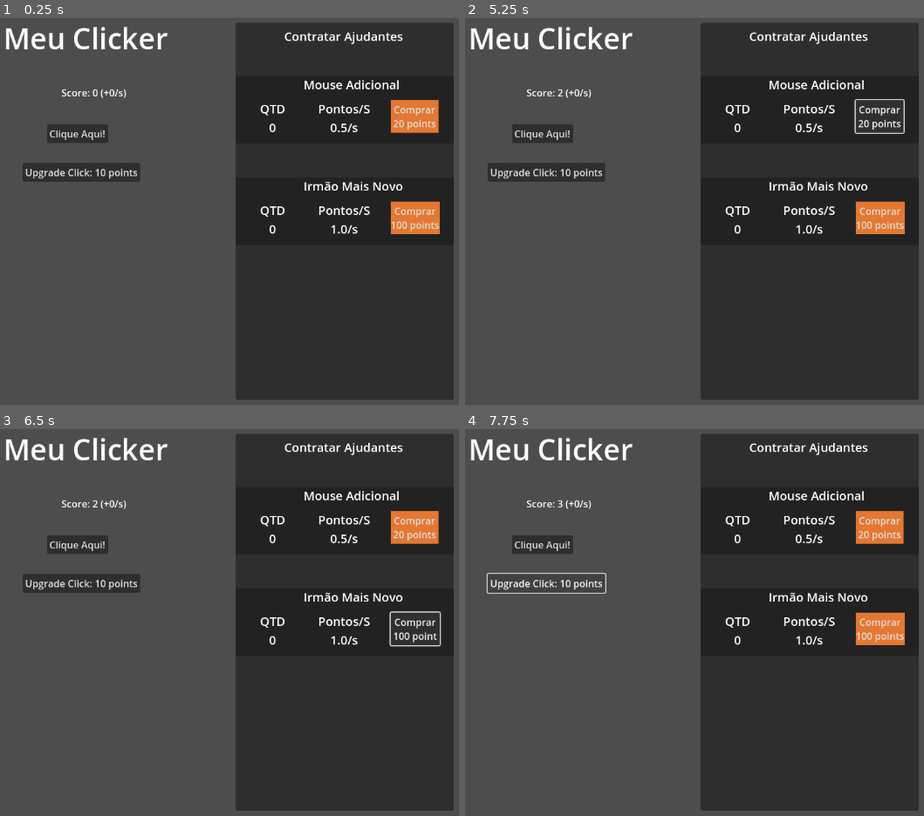
Above: before the commit, frames 1-4 (two rows, left to right).
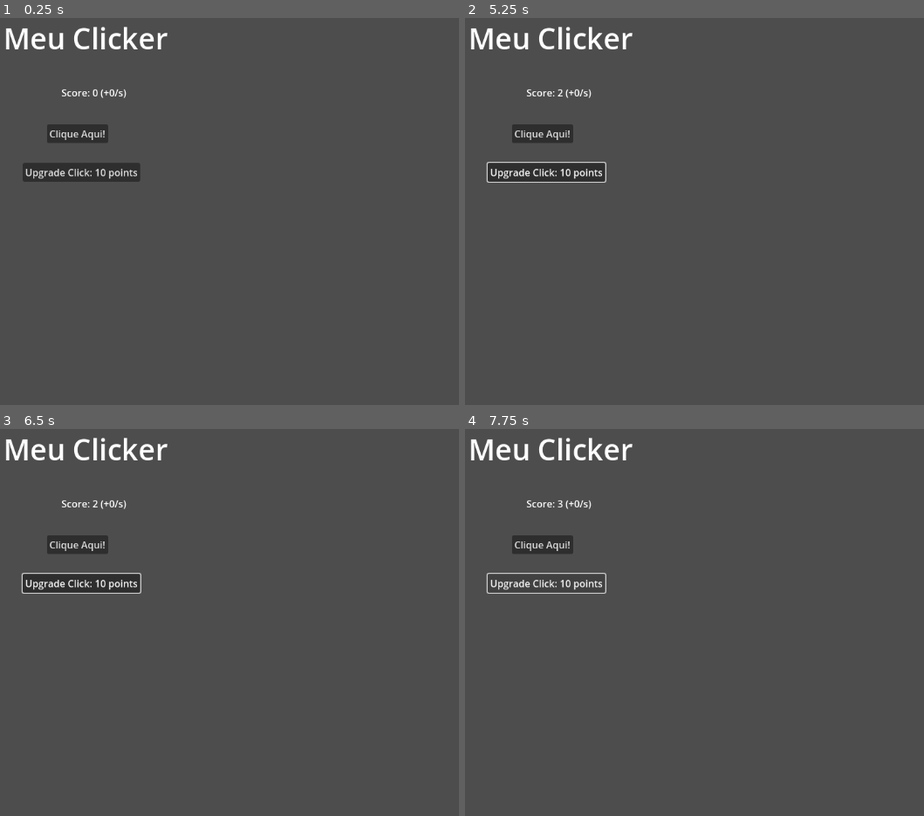
Above: after the commit, the same moments.

Repository: TarikPonciano/Tecnico-Jogos-Digitais-Sesc-1-Ano
Game: Godot game, scene res://clicker_game.tscn
The game is run twice, just before and just after one commit, with the same random seed, the same clock (stepped at 60 frames per second) and the same inputs. The project has no main scene, so this scene is started directly.
Inputs (mouse positions are in pixels of both pictures, inside the frame that each line leads up to):
- Up to frame 1 (0.25 s): no input
- Up to frame 2 (5.25 s): click (878, 114) at 0.5 s, where only the run before the commit has a clickable "Comprar 20 points"; click (878, 219) at 1.25 s, where only the run before the commit has a clickable "Comprar 100 points"; click "Clique Aqui!" at 2 s; click "Upgrade Click: 10 points" at 2.75 s; click "Clique Aqui!" at 3.5 s; click "Upgrade Click: 10 points" at 4.25 s; click (878, 114) at 5 s, where only the run before the commit has a clickable "Comprar 20 points"
- Up to frame 3 (6.5 s): click (413, 630) at 5.75 s, where only the run before the commit has a clickable "Comprar 100 points"
- Up to frame 4 (7.75 s): click "Clique Aqui!" at 6.5 s; click "Upgrade Click: 10 points" at 7.25 s

The runs differ from the first frame. In frame 1, 46% of the frame differs, in the area x 51-99%, y 1-99%; in frame 2, 46%; in frame 3, 46%, in the area x 4-99%, y 1-99%; in frame 4, 46%.

Commit message:
Update clicker_game.tscn

Diff:
--- a/Turma 1º Manhã/Projetos Godot/clicker-manhã/clicker_game.tscn
+++ b/Turma 1º Manhã/Projetos Godot/clicker-manhã/clicker_game.tscn
@@ -127,15 +127,18 @@
 theme_override_font_sizes/font_size = 48
 text = "Meu Clicker"
 
-[node name="MenuAjudantes" type="Panel" parent="."]
+[node name="ScrollContainer" type="ScrollContainer" parent="."]
+offset_left = 904.0
+offset_top = 16.0
+offset_right = 1112.0
+offset_bottom = 648.0
+
+[node name="MenuAjudantes" type="Panel" parent="ScrollContainer"]
 clip_contents = true
-offset_left = 776.0
-offset_top = 8.0
-offset_right = 1136.0
-offset_bottom = 632.0
+layout_mode = 2
 theme = SubResource("Theme_2gcxp")
 
-[node name="TituloMenuAjudantes" type="Label" parent="MenuAjudantes"]
+[node name="TituloMenuAjudantes" type="Label" parent="ScrollContainer/MenuAjudantes"]
 layout_mode = 0
 offset_left = 80.0
 offset_top = 8.0
@@ -143,20 +146,20 @@
 offset_bottom = 37.0
 text = "Contratar Ajudantes"
 
-[node name="Ajudante1" type="Panel" parent="MenuAjudantes"]
+[node name="Ajudante1" type="Panel" parent="ScrollContainer/MenuAjudantes"]
 layout_mode = 0
 offset_top = 88.0
 offset_right = 360.0
 offset_bottom = 200.0
 
-[node name="TituloAjudante1" type="Label" parent="MenuAjudantes/Ajudante1"]
+[node name="TituloAjudante1" type="Label" parent="ScrollContainer/MenuAjudantes/Ajudante1"]
 layout_mode = 2
 offset_left = 112.0
 offset_right = 262.0
 offset_bottom = 29.0
 text = "Mouse Adicional"
 
-[node name="QuantidadeAjudante1" type="Label" parent="MenuAjudantes/Ajudante1"]
+[node name="QuantidadeAjudante1" type="Label" parent="ScrollContainer/MenuAjudantes/Ajudante1"]
 layout_mode = 0
 offset_left = 40.0
 offset_top = 40.0
@@ -167,7 +170,7 @@
 horizontal_alignment = 1
 vertical_alignment = 1
 
-[node name="PontosAjudante1" type="Label" parent="MenuAjudantes/Ajudante1"]
+[node name="PontosAjudante1" type="Label" parent="ScrollContainer/MenuAjudantes/Ajudante1"]
 layout_mode = 0
 offset_left = 136.0
 offset_top = 40.0
@@ -178,7 +181,7 @@
 horizontal_alignment = 1
 vertical_alignment = 1
 
-[node name="ComprarAjudante1" type="Button" parent="MenuAjudantes/Ajudante1"]
+[node name="ComprarAjudante1" type="Button" parent="ScrollContainer/MenuAjudantes/Ajudante1"]
 offset_left = 256.0
 offset_top = 40.0
 offset_right = 335.0
@@ -186,19 +189,19 @@
 text = "Comprar
 20 points"
 
-[node name="Ajudante2" type="Panel" parent="MenuAjudantes"]
-offset_top = 256.0
+[node name="Ajudante2" type="Panel" parent="ScrollContainer/MenuAjudantes"]
+offset_top = 600.0
 offset_right = 360.0
-offset_bottom = 368.0
-
-[node name="TituloAjudante2" type="Label" parent="MenuAjudantes/Ajudante2"]
+offset_bottom = 712.0
+
+[node name="TituloAjudante2" type="Label" parent="ScrollContainer/MenuAjudantes/Ajudante2"]
 layout_mode = 2
 offset_left = 112.0
 offset_right = 271.0
 offset_bottom = 29.0
 text = "Irmão Mais Novo"
 
-[node name="QuantidadeAjudante2" type="Label" parent="MenuAjudantes/Ajudante2"]
+[node name="QuantidadeAjudante2" type="Label" parent="ScrollContainer/MenuAjudantes/Ajudante2"]
 layout_mode = 0
 offset_left = 40.0
 offset_top = 40.0
@@ -209,7 +212,7 @@
 horizontal_alignment = 1
 vertical_alignment = 1
 
-[node name="PontosAjudante2" type="Label" parent="MenuAjudantes/Ajudante2"]
+[node name="PontosAjudante2" type="Label" parent="ScrollContainer/MenuAjudantes/Ajudante2"]
 layout_mode = 0
 offset_left = 136.0
 offset_top = 40.0
@@ -220,7 +223,7 @@
 horizontal_alignment = 1
 vertical_alignment = 1
 
-[node name="ComprarAjudante2" type="Button" parent="MenuAjudantes/Ajudante2"]
+[node name="ComprarAjudante2" type="Button" parent="ScrollContainer/MenuAjudantes/Ajudante2"]
 offset_left = 256.0
 offset_top = 40.0
 offset_right = 335.0
@@ -233,6 +236,6 @@
 
 [connection signal="pressed" from="BotaoClicar" to="." method="_on_botao_clicar_pressed"]
 [connection signal="pressed" from="BotaoUpgradeClick" to="." method="_on_botao_upgrade_click_pressed"]
-[connection signal="pressed" from="MenuAjudantes/Ajudante1/ComprarAjudante1" to="." method="_on_comprar_ajudante_1_pressed"]
-[connection signal="pressed" from="MenuAjudantes/Ajudante2/ComprarAjudante2" to="." method="_on_comprar_ajudante_2_pressed"]
+[connection signal="pressed" from="ScrollContainer/MenuAjudantes/Ajudante1/ComprarAjudante1" to="." method="_on_comprar_ajudante_1_pressed"]
+[connection signal="pressed" from="ScrollContainer/MenuAjudantes/Ajudante2/ComprarAjudante2" to="." method="_on_comprar_ajudante_2_pressed"]
 [connection signal="timeout" from="Timer" to="." method="_on_timer_timeout"]
